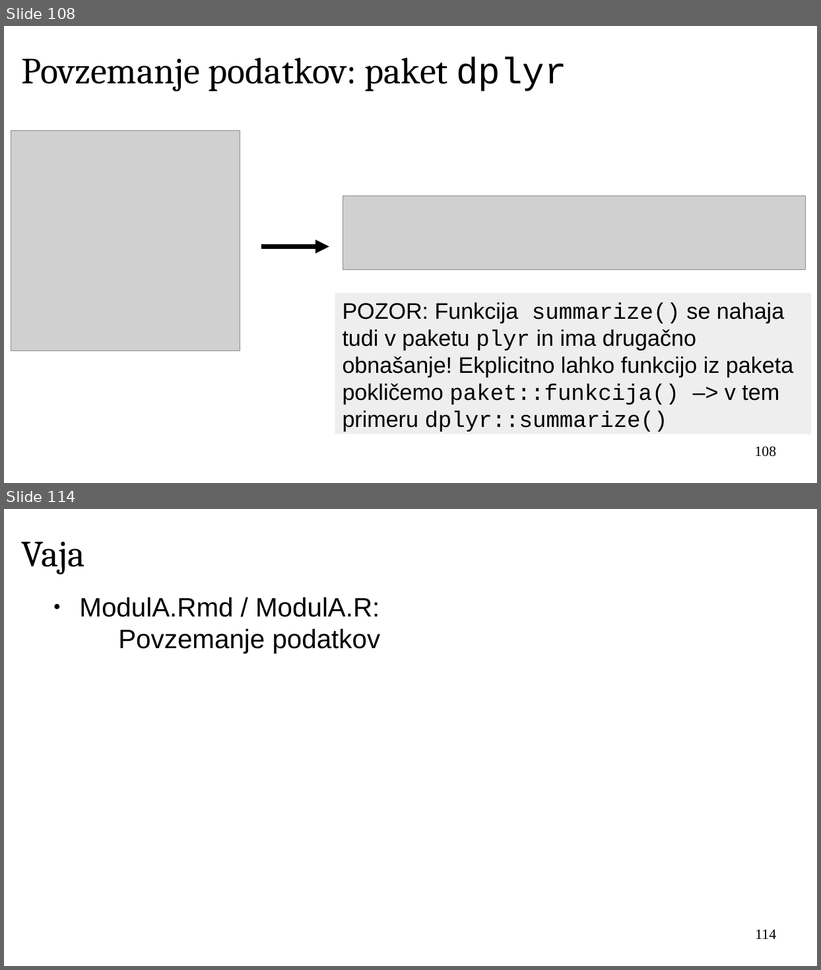
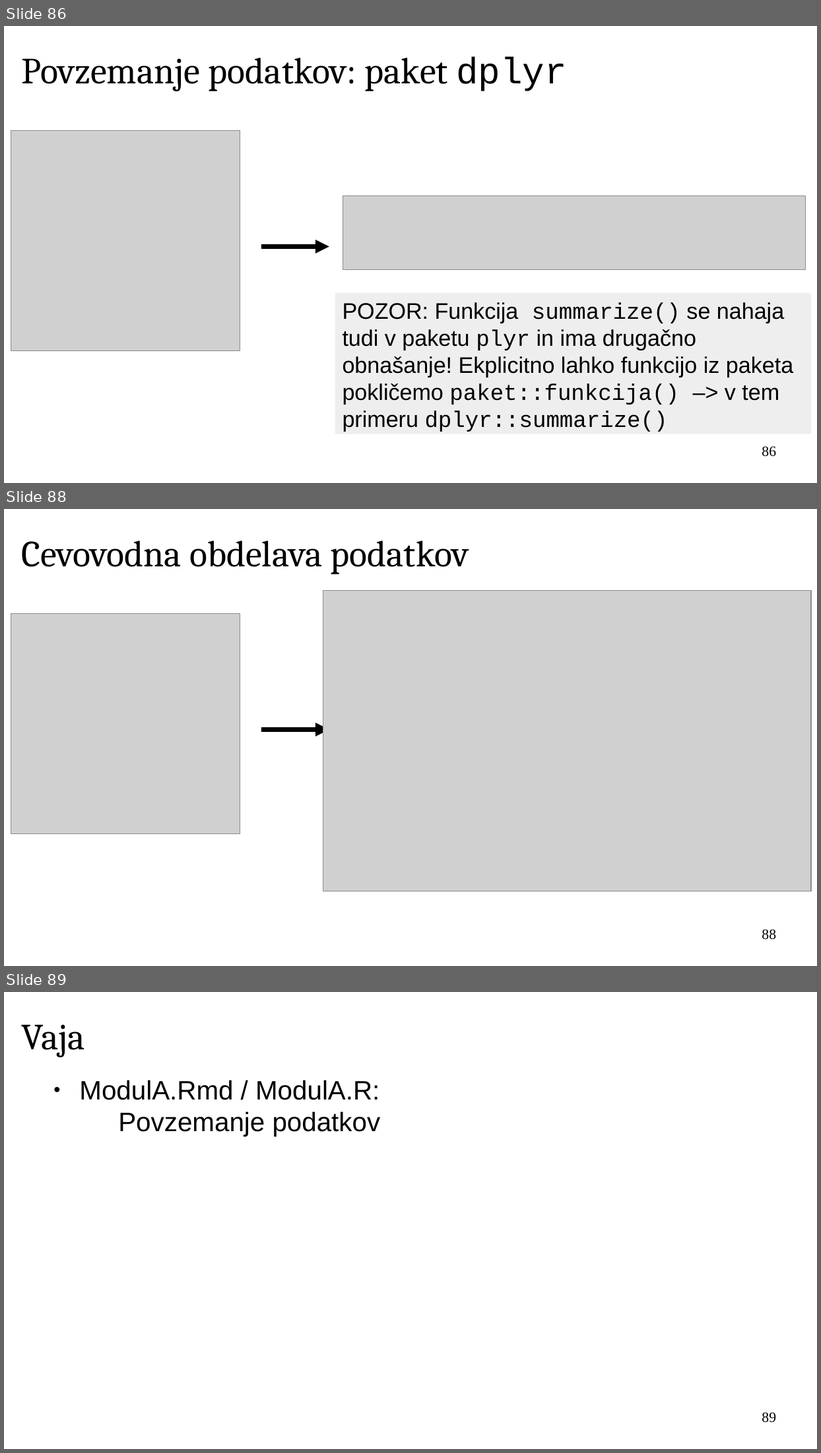
Before and after one commit to janaobsteter/R_tecaj, a slide deck: ModulA/IT_Rtecaj_ModulA.odp. Shown one above the other, each under a label of ours: slides 108 and 114 before the commit, slides 86, 88 and 89 after it; the slides between them are not shown. The pictures are 821x970 and 821x1453 pixels, drawn with LibreOffice and Linux fonts; fonts in the diff are those of the drawing; grey boxes stand for pictures; background and template pictures are left out. Boxes give left, top, right and bottom in pixels: in the first picture for what was removed or moved away, otherwise in the second. Text is boxed around its words. In the diff, an @@ line names an element or a change of style, - is before the commit and + after.

```diff
--- a/ModulA/IT_Rtecaj_ModulA.odp
+++ b/ModulA/IT_Rtecaj_ModulA.odp
@@ slide 88 added at (4, 509, 817, 966), background #FFFFFF @@
@@ title added at (21, 541, 469, 574), 36 pt, text #000000 @@
+Cevovodna obdelava podatkov
@@ picture added at (323, 590, 811, 891) @@
@@ picture added at (11, 614, 240, 834) @@
@@ arrow added from (261, 729) to (329, 729), #000000 4.51 pt @@
@@ page number added at (762, 929, 776, 940), 14 pt, text #000000 @@
+88
@@ what was slide 108 is now slide 86 @@
@@ page number at (762, 446, 776, 457): text changed @@
-108
+86
@@ what was slide 114 is now slide 89 @@
@@ page number at (762, 1412, 776, 1423): text changed @@
-114
+89
```
Also in this commit, not shown: 17 slides changed, 4 other slides added, 1 slide removed, 10 other files.
